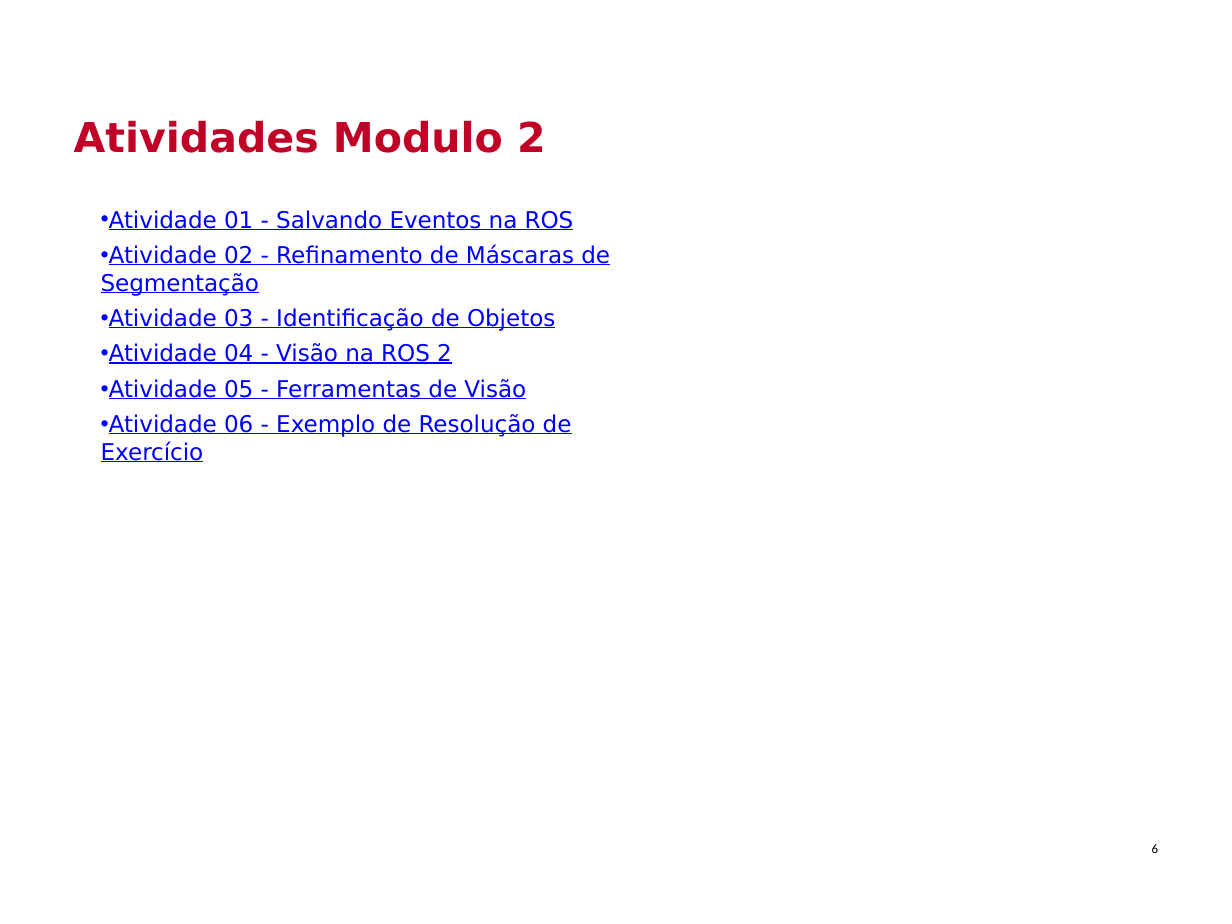
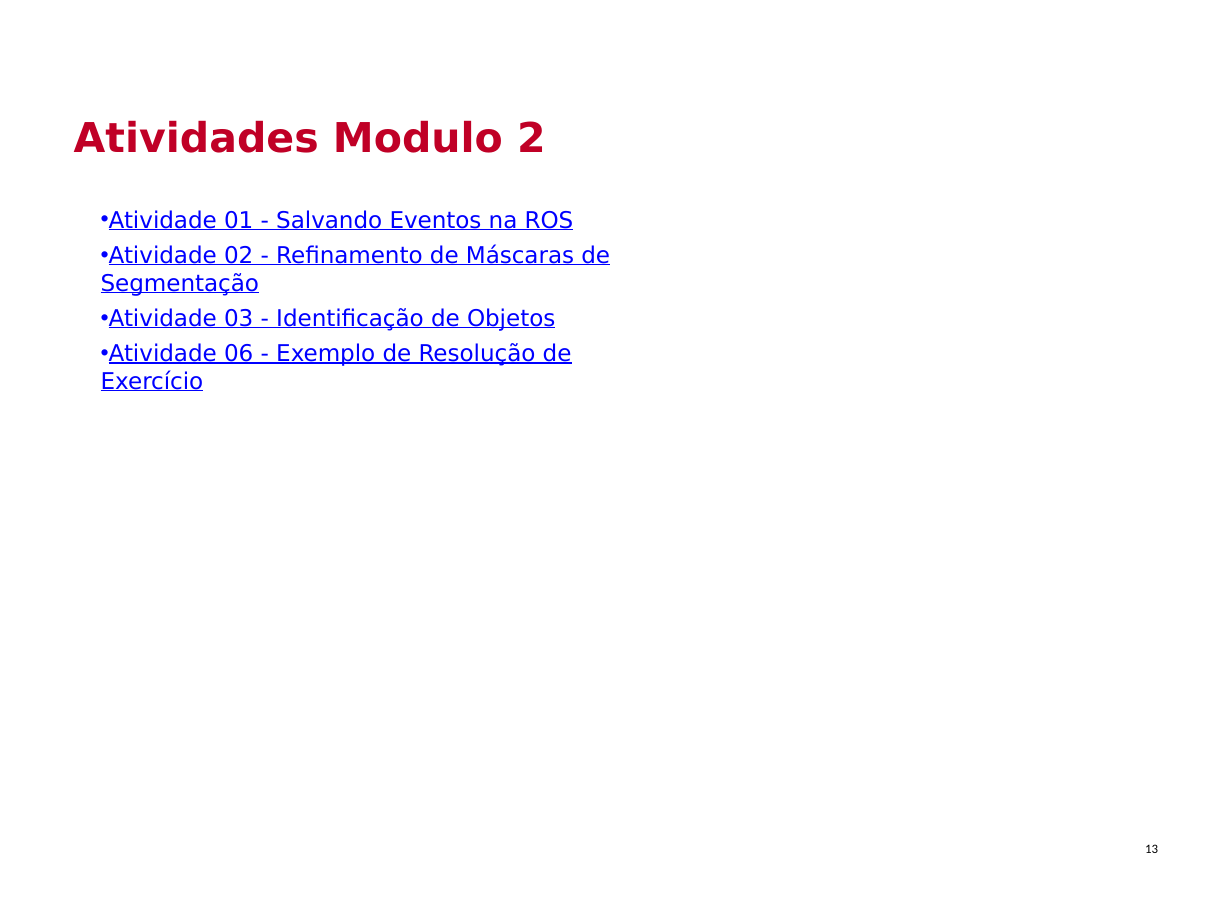
Before and after one commit to Insper/robotica-computacional, a slide deck: slide 13 of docs/modulos/05-visao-p2/slides.pptx (slide 6 before the commit). Drawn at 1232x924 pixels with LibreOffice and Linux fonts; fonts in the diff are those of the drawing; background and template pictures are left out. Boxes give left, top, right and bottom in pixels: in the first picture for what was removed or moved away, otherwise in the second. Text is boxed around its words. In the diff, an @@ line names an element or a change of style, - is before the commit and + after.

```diff
--- a/docs/modulos/05-visao-p2/slides.pptx
+++ b/docs/modulos/05-visao-p2/slides.pptx
@@ text at [109, 343, 526, 399]: paragraphs removed @@
-• Atividade 04 - Visão na ROS 2
-• Atividade 05 - Ferramentas de Visão
@@ page number at [1145, 844, 1158, 853]: text changed @@
-6
+13
```
Also in this commit, not shown: 7 slides added, 4 other files.
